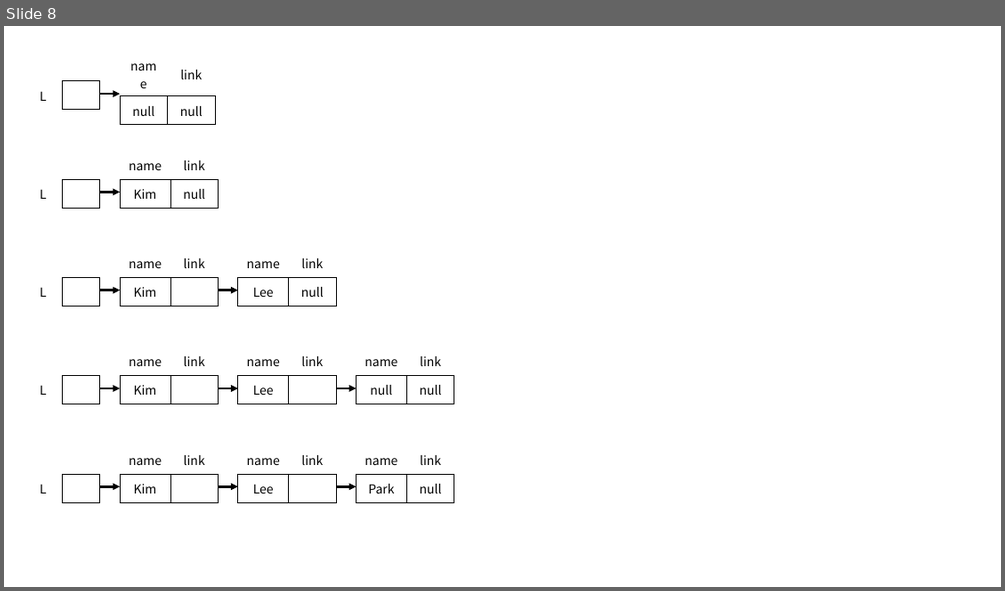
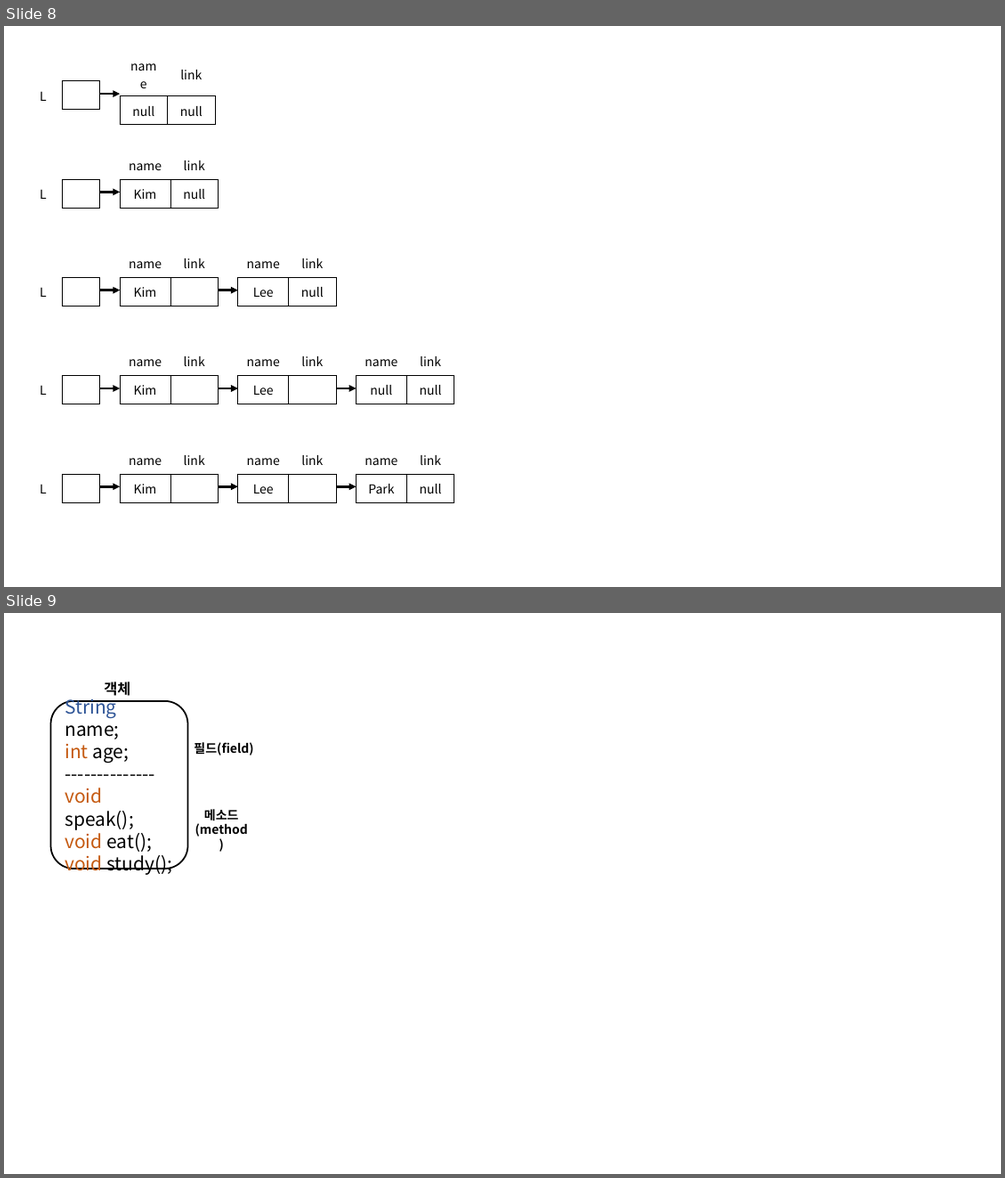
Before and after one commit to Rap0d/rap0d.github.io, a slide deck: assets/form/matrix.pptx. Shown one above the other, each under a label of ours: slide 8 before the commit, slides 8 and 9 after it. The pictures are 1005x591 and 1005x1178 pixels, drawn with LibreOffice and Linux fonts; fonts in the diff are those of the drawing. Boxes give left, top, right and bottom in pixels: in the first picture for what was removed or moved away, otherwise in the second. Text is boxed around its words. In the diff, an @@ line names an element or a change of style, - is before the commit and + after.

```diff
--- a/assets/form/matrix.pptx
+++ b/assets/form/matrix.pptx
@@ slide 9 added at (4, 613, 1001, 1174), background #FFFFFF @@
@@ text added at (104, 682, 130, 696), 14 pt, text #000000, bold @@
+객체
@@ rounded rectangle added at (50, 701, 187, 868), outline #000000 1.5 pt, 18 pt, text #000000 @@
+String name;
+int age;
+--------------
+void speak();
+void eat();
+void study();
@@ text added at (194, 742, 253, 755), 12 pt, text #000000, bold @@
+필드(field)
@@ text added at (195, 809, 248, 836), 12 pt, text #000000, bold @@
+메소드
+(method)
```
Also in this commit, not shown: 2 other files.
